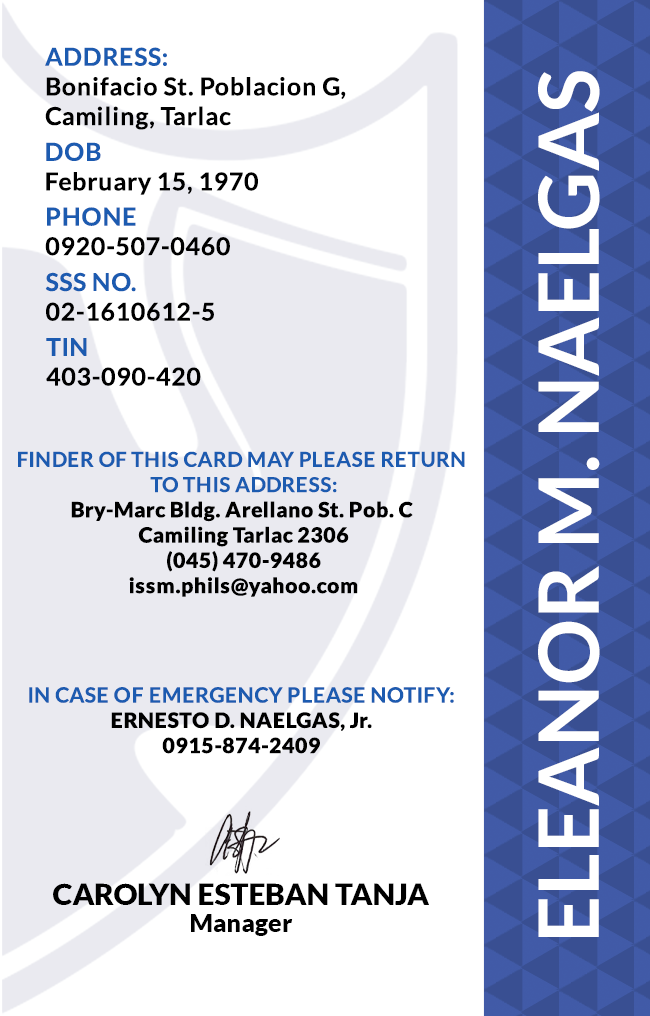
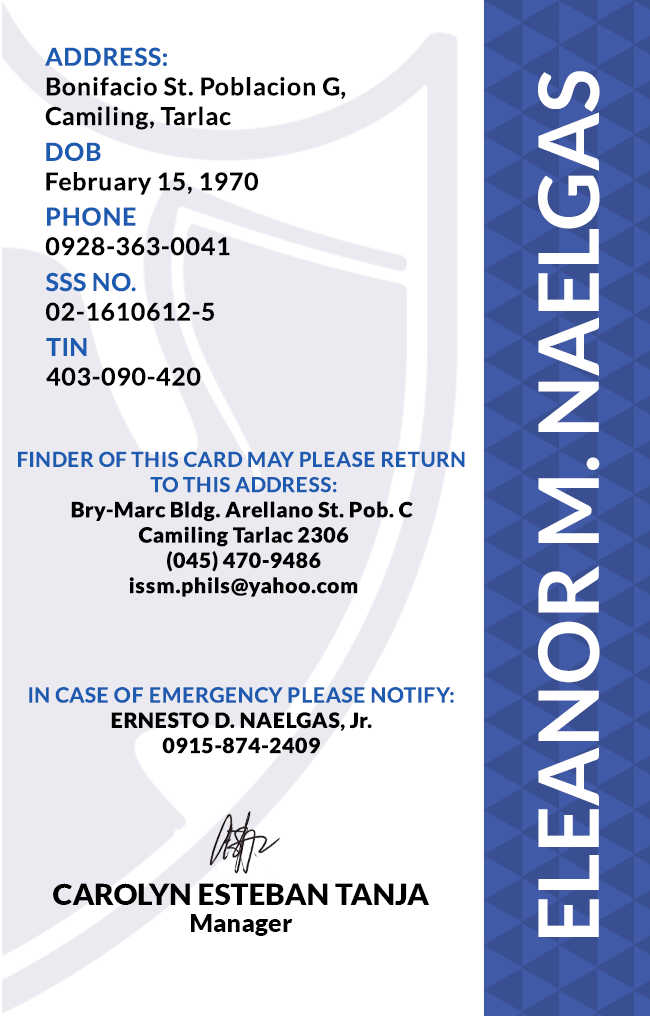
Before/after of a 650×1016 layered artwork. What changed in the layer stack:
renamed "PHONE 0920-507-0460" to "PHONE 0928-363-0041", painted on it over box(91, 237, 230, 256)
